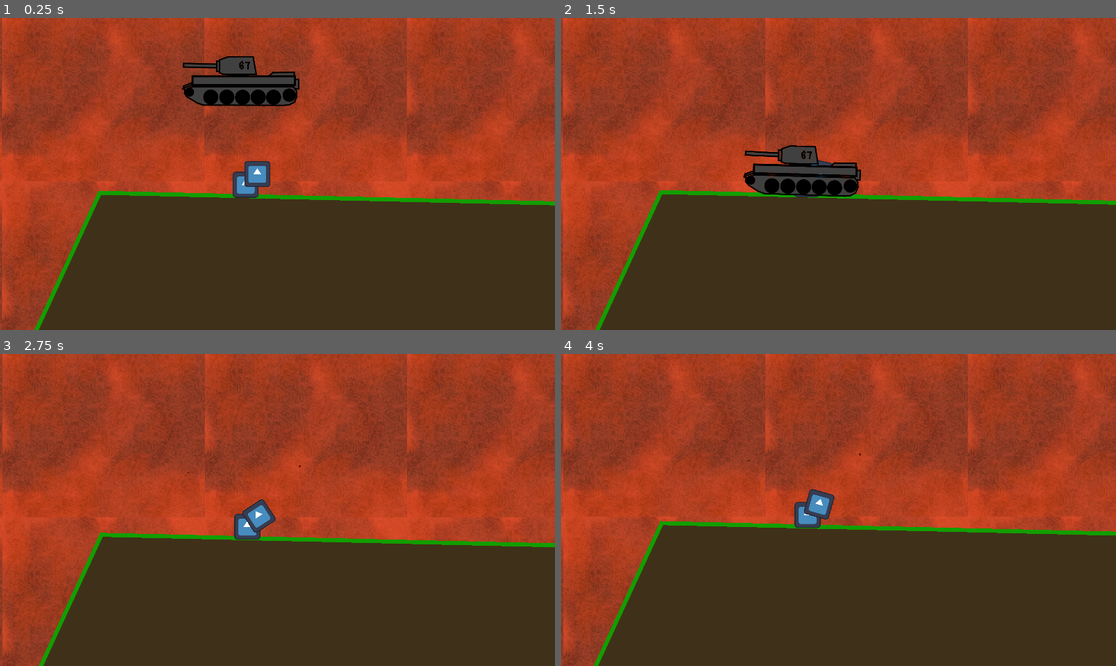
Above: before the commit, frames 1-4 (two rows, left to right).
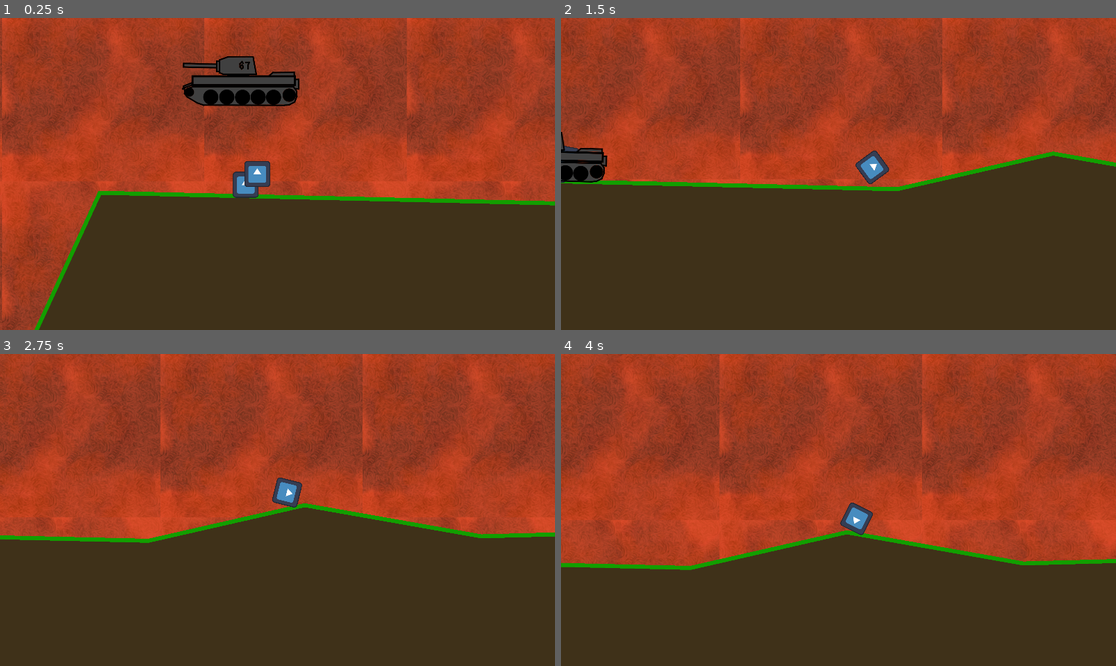
Above: after the commit, the same moments.

Repository: crispyBrown0/Payload-Delivery
Game: Godot game, scene res://root.tscn
The game is run twice, just before and just after one commit, with the same random seed, the same clock (stepped at 60 frames per second) and the same inputs. The engine's default icon, where the game draws it, is replaced by a stand-in: a white triangle on a blue panel in a dark square.
Inputs (mouse positions are in pixels of both pictures, inside the frame that each line leads up to):
- Up to frame 1 (0.25 s): no input
- Up to frame 2 (1.5 s): move the mouse to (960, 158) at 0.52 s; click (960, 158) at 0.6 s; move the mouse to (727, 189) at 1.27 s; click (727, 189) at 1.35 s
- Up to frame 3 (2.75 s): move the mouse to (333, 441) at 2.02 s; hold 0 from 2.03 s (still down); click (333, 441) at 2.3 s
- Up to frame 4 (4 s): move the mouse to (810, 572) at 2.77 s; release 0 at 2.78 s; click (810, 572) at 2.85 s; move the mouse to (1005, 556) at 3.52 s; click (1005, 556) at 3.6 s

The runs differ from the first frame. In frame 1, less than 0.1% of the frame differs, in the area x 48-49%, y 45-55%; in frame 2, 26%, in the area x 0-100%, y 0-100%; in frame 3, 24%; in frame 4, 26%.

Commit message:
The Great Re-merging
-it works

Diff:
--- a/node_2d.tscn
+++ /dev/null
@@ -1,31 +0,0 @@
-[gd_scene load_steps=3 format=3 uid="uid://bqm5kekahw1o6"]
-
-[ext_resource type="Texture2D" uid="uid://c7oqfngkfy332" path="res://icon.svg" id="1_wtcfe"]
-
-[sub_resource type="CircleShape2D" id="CircleShape2D_0e48y"]
-
-[node name="Node2D" type="Node2D"]
-
-[node name="Polygon2D2" type="Polygon2D" parent="."]
-polygon = PackedVector2Array(1453, 31, 1362, 227, 1182, 324, 995, 224, 923, 39, 929, -94, 989, -208, 1108, -281, 1270, -289, 1363, -225, 1439, -102)
-
-[node name="Area2D" type="StaticBody2D" parent="."]
-position = Vector2(-1000, 750)
-
-[node name="Polygon2D" type="Polygon2D" parent="Area2D"]
-position = Vector2(1025, -518)
-polygon = PackedVector2Array(50, 158, -58, 218, -120, 440, 77, 520, 537, 631, 511, 438, 943, 389, 539, 272, 555, 177, 694, 30, 283, 179, 166, 61)
-
-[node name="CollisionPolygon2D" type="CollisionPolygon2D" parent="Area2D"]
-position = Vector2(1025, -518)
-polygon = PackedVector2Array(50, 158, -58, 218, -120, 440, 77, 520, 537, 631, 511, 438, 943, 389, 539, 272, 555, 177, 694, 30, 283, 179, 166, 61)
-
-[node name="RigidBody2D" type="RigidBody2D" parent="."]
-position = Vector2(250, 0)
-
-[node name="CollisionShape2D" type="CollisionShape2D" parent="RigidBody2D"]
-scale = Vector2(7.35, 7.35)
-shape = SubResource("CircleShape2D_0e48y")
-
-[node name="Sprite2D" type="Sprite2D" parent="RigidBody2D"]
-texture = ExtResource("1_wtcfe")
--- a/player_weapon.gd
+++ b/player_weapon.gd
@@ -14,3 +14,14 @@
 	var target_angle = (get_global_mouse_position() - global_position).angle()
 	rotation = rotate_toward(rotation, target_angle, rotation_speed * delta)
 	rotation_degrees = clamp(rotation_degrees, -90, 30)
+
+func _physics_process(delta: float) -> void:
+	if Input.is_action_just_pressed("fire"):
+		var current_projectile = $Projectile
+		if current_projectile:
+			var new_projectile = load("res://projectile.tscn").instantiate()
+			get_tree().root.add_child(new_projectile)
+			new_projectile.global_transform = current_projectile.global_transform
+			new_projectile.freeze = false
+			new_projectile.linear_velocity = Vector2.RIGHT.rotated(global_rotation) * current_projectile.projectile_velocity
+			current_projectile.queue_free()
--- a/project.godot
+++ b/project.godot
@@ -32,6 +32,15 @@
 
 enabled=PackedStringArray()
 
+[input]
+
+fire={
+"deadzone": 0.2,
+"events": [Object(InputEventMouseButton,"resource_local_to_scene":false,"resource_name":"","device":-1,"window_id":0,"alt_pressed":false,"shift_pressed":false,"ctrl_pressed":false,"meta_pressed":false,"button_mask":0,"position":Vector2(0, 0),"global_position":Vector2(0, 0),"factor":1.0,"button_index":1,"canceled":false,"pressed":false,"double_click":false,"script":null)
+, Object(InputEventKey,"resource_local_to_scene":false,"resource_name":"","device":0,"window_id":0,"alt_pressed":false,"shift_pressed":false,"ctrl_pressed":false,"meta_pressed":false,"pressed":false,"keycode":0,"physical_keycode":32,"key_label":0,"unicode":0,"location":0,"echo":false,"script":null)
+]
+}
+
 [rendering]
 
 renderer/rendering_method="gl_compatibility"
--- /dev/null
+++ b/projectile.gd
@@ -0,0 +1,11 @@
+extends RigidBody2D
+@export var projectile_velocity: float = 2000
+
+# Called when the node enters the scene tree for the first time.
+func _ready() -> void:
+	freeze = true
+
+
+# Called every frame. 'delta' is the elapsed time since the previous frame.
+func _process(delta: float) -> void:
+	pass
--- /dev/null
+++ b/projectile.tscn
@@ -0,0 +1,22 @@
+[gd_scene load_steps=4 format=3 uid="uid://bmkerlxk4ys22"]
+
+[ext_resource type="Texture2D" uid="uid://c7oqfngkfy332" path="res://icon.svg" id="1_a85iw"]
+[ext_resource type="Script" uid="uid://bye6l3o603wry" path="res://projectile.gd" id="2_qxf0c"]
+
+[sub_resource type="RectangleShape2D" id="RectangleShape2D_qxf0c"]
+
+[node name="Projectile" type="RigidBody2D"]
+script = ExtResource("2_qxf0c")
+
+[node name="Sprite2D" type="Sprite2D" parent="."]
+texture = ExtResource("1_a85iw")
+
+[node name="Camera2D" type="Camera2D" parent="."]
+position = Vector2(100, 0)
+zoom = Vector2(0.7, 0.7)
+position_smoothing_enabled = true
+rotation_smoothing_enabled = true
+
+[node name="CollisionShape2D" type="CollisionShape2D" parent="."]
+scale = Vector2(6, 6)
+shape = SubResource("RectangleShape2D_qxf0c")
--- a/root.tscn
+++ b/root.tscn
@@ -6,6 +6,7 @@
 [ext_resource type="Script" uid="uid://csu5fpgginurd" path="res://terrain_poly.gd" id="2_vvh5c"]
 [ext_resource type="Texture2D" uid="uid://c7oqfngkfy332" path="res://icon.svg" id="4_28aoi"]
 [ext_resource type="Script" uid="uid://cixtg8s0rmx2q" path="res://player_weapon.gd" id="6_l8v81"]
+[ext_resource type="PackedScene" uid="uid://bmkerlxk4ys22" path="res://projectile.tscn" id="7_bf3um"]
 [ext_resource type="PackedScene" uid="uid://cu2p3duqsv2l5" path="res://enemy.tscn" id="7_vyht1"]
 
 [node name="Root" type="Node2D"]
@@ -46,13 +47,7 @@
 script = ExtResource("6_l8v81")
 rotation_speed = 1.5
 
-[node name="Projectile" type="Sprite2D" parent="PlayerBase/PlayerWeapon"]
-
-[node name="Camera2D" type="Camera2D" parent="PlayerBase/PlayerWeapon/Projectile"]
-position = Vector2(100, 0)
-zoom = Vector2(0.7, 0.7)
-position_smoothing_enabled = true
-rotation_smoothing_enabled = true
+[node name="Projectile" parent="PlayerBase/PlayerWeapon" instance=ExtResource("7_bf3um")]
 
 [node name="Enemy" type="Sprite2D" parent="."]
 
Not shown, added: projectile.gd.uid
Not shown: 1 places in root.tscn that only renumber resources
